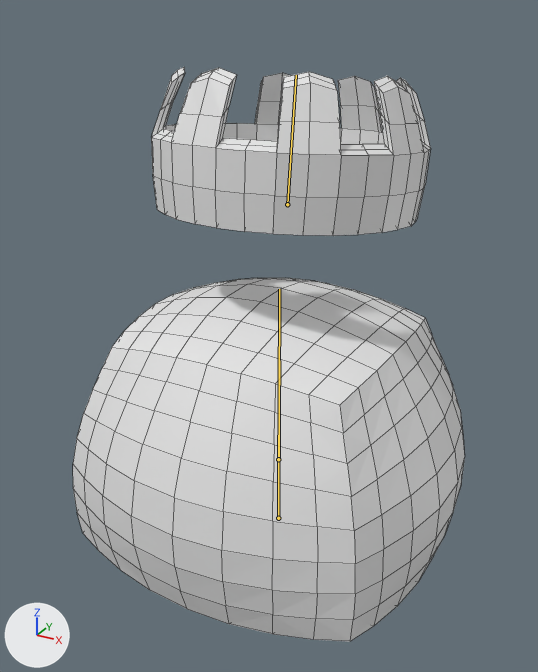
Two versions of the Blender file blender/SlimeSama.blend, one commit apart.
The view is the same before and after, from a 50 mm camera at (2.34, -4.42, 3.82) aimed at (-0.05, -0.07, 1.65). Arrows for +X, +Y and +Z are at lower left; the lights stay in place. The bones that bend it are drawn over the model as lines. Mesh edges are drawn as thin lines.
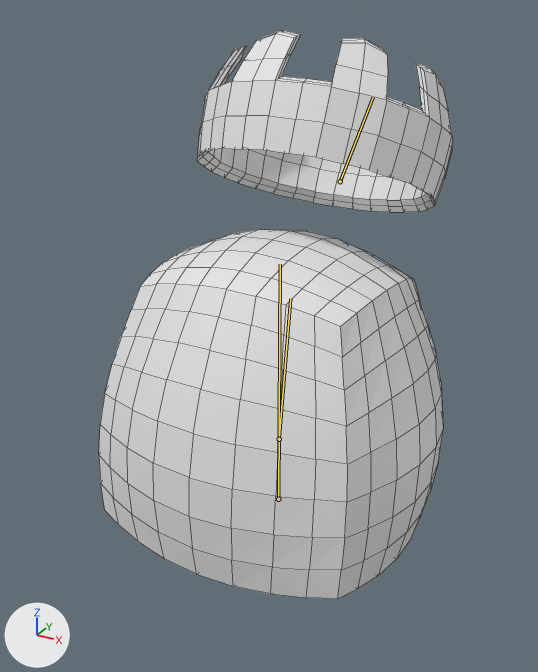
Commit message: MovementAnim
small bounce in place for movement

The newer file adds an action. The first version stands in its rest pose; the second is drawn at frame 10 of the action 'Movement'.

Pixel boxes [x1, y1, x2, y2] of what changed, in the pictures (538 x 672 px):
'Cube', posed (10% narrower)
    before: [73, 67, 465, 642]
    after: [99, 30, 453, 599]
bone 'Root', root to tip
    before: (278, 518) to (279, 289)
    after: (278, 499) to (280, 264)
bone 'Crown', root to tip
    before: (287, 204) to (296, 75)
    after: (340, 181) to (373, 97)
bone 'Squash', root to tip
    before: (278, 459) to (279, 360)
    after: (279, 439) to (290, 298)

What changed in the scene script:
```text
Change bone_root:
    where bone_root = bpy.data.objects['Armature'].pose.bones['Root']
    bone_root.location: (0.0, 0.0, 0.0) -> (0.0, 0.094, 0.0)
Change bone_crown:
    where bone_crown = bpy.data.objects['Armature'].pose.bones['Crown']  # child of 'Root'
    bone_crown.location: (0.0, 0.0, 0.0) -> (0.0, -0.043, -0.457)
    bone_crown.rotation_quaternion: (1.0, 0.0, 0.0, 0.0) -> (0.938, -0.336, 0.0, 0.0)  # degrees (0, 0, 0) -> degrees (-39, 0, 0)
Change bone_squash:
    where bone_squash = bpy.data.objects['Armature'].pose.bones['Squash']  # child of 'Root'
    bone_squash.rotation_quaternion: (1.0, 0.0, 0.0, 0.0) -> (0.998, -0.075, 0.0, 0.0)  # degrees (0, 0, 0) -> degrees (-9, 0, 0)
    bone_squash.scale: (1.0, 1.0, 1.0) -> (0.74, 1.3, 0.75)
```
